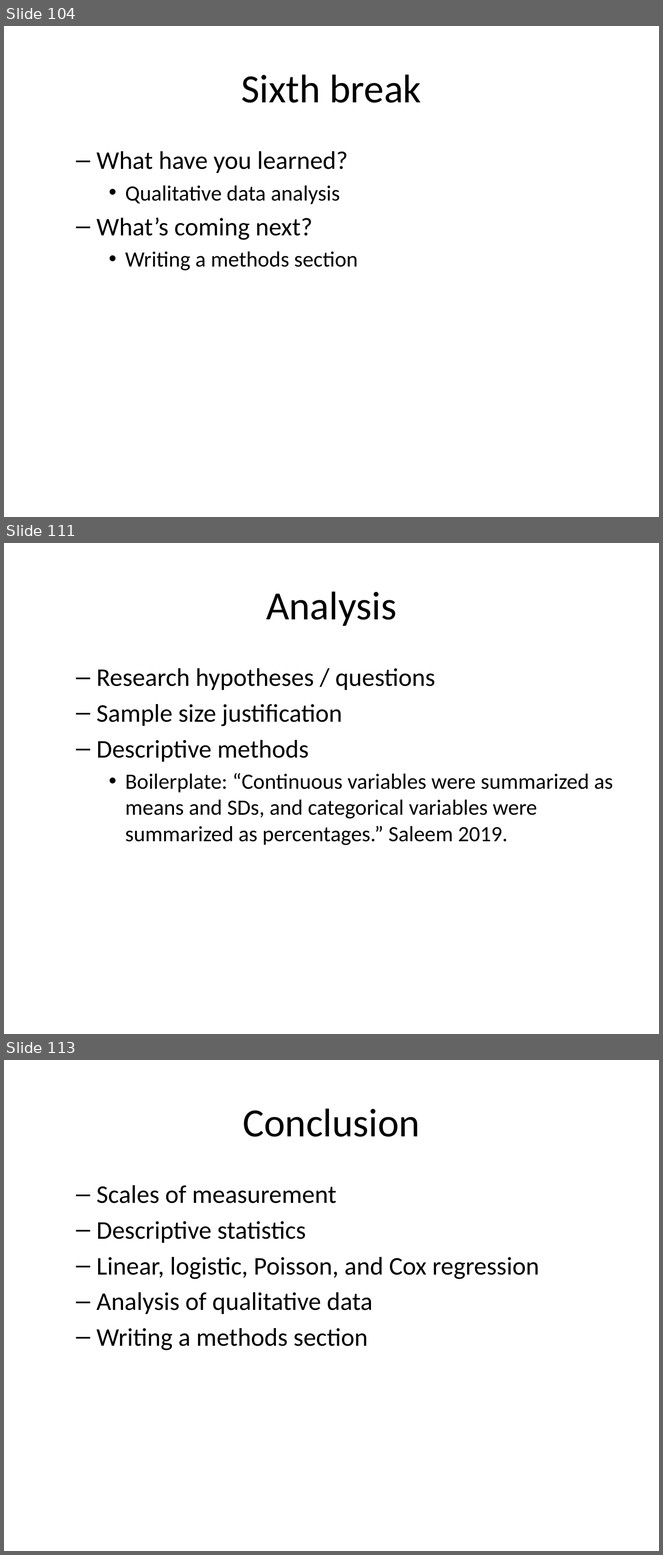
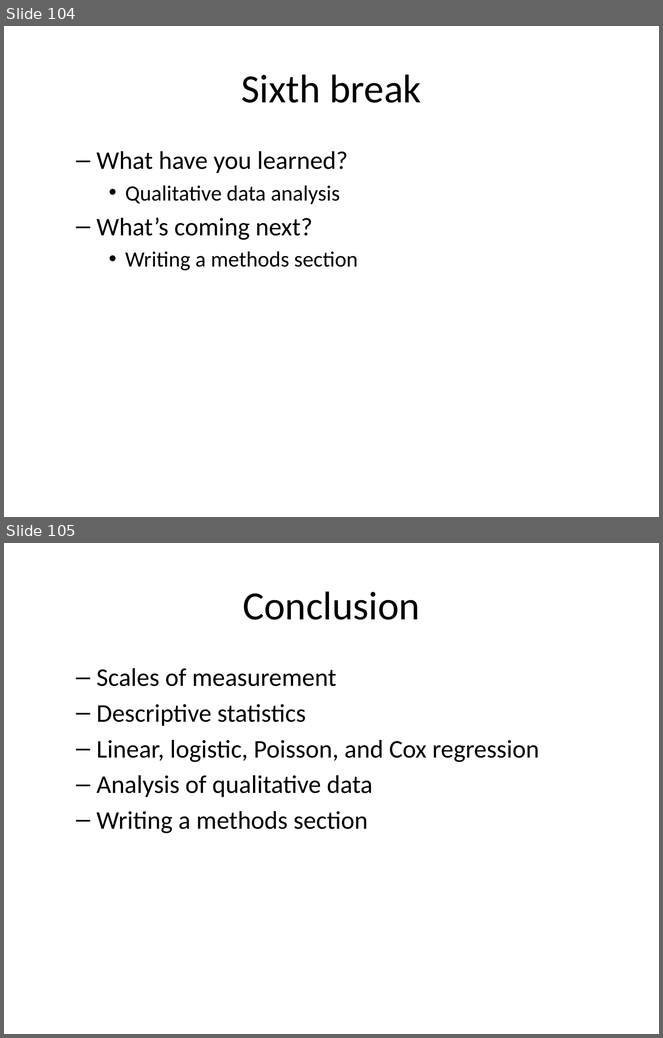
Before and after one commit to pmean/classes, a slide deck: clinical-research-methodology/results/video13-statistical-models.pptx. Shown one above the other, each under a label of ours: slides 104, 111 and 113 before the commit, slides 104 and 105 after it; the slides between them are not shown. The pictures are 663x1555 and 663x1038 pixels, drawn with LibreOffice and Linux fonts; fonts in the diff are those of the drawing. Boxes give left, top, right and bottom in pixels: in the first picture for what was removed or moved away, otherwise in the second. Text is boxed around its words. In the diff, an @@ line names an element or a change of style, - is before the commit and + after.

```diff
--- a/clinical-research-methodology/results/video13-statistical-models.pptx
+++ b/clinical-research-methodology/results/video13-statistical-models.pptx
@@ slide 111 removed at <box>4,543,659,1034</box>, background #FFFFFF @@
@@ title removed at <box>266,591,397,626</box> @@
-Analysis
@@ text removed at <box>97,668,613,846</box> @@
-  – Research hypotheses / questions
-  – Sample size justification
-  – Descriptive methods
-    • Boilerplate: “Continuous variables were summarized as means and SDs, and categorical variables were summarized as percentages.” Saleem 2019.
@@ what was slide 113 is now slide 105 @@
```
Also in this commit, not shown: 6 slides changed, 7 other slides removed, 2 other files.
